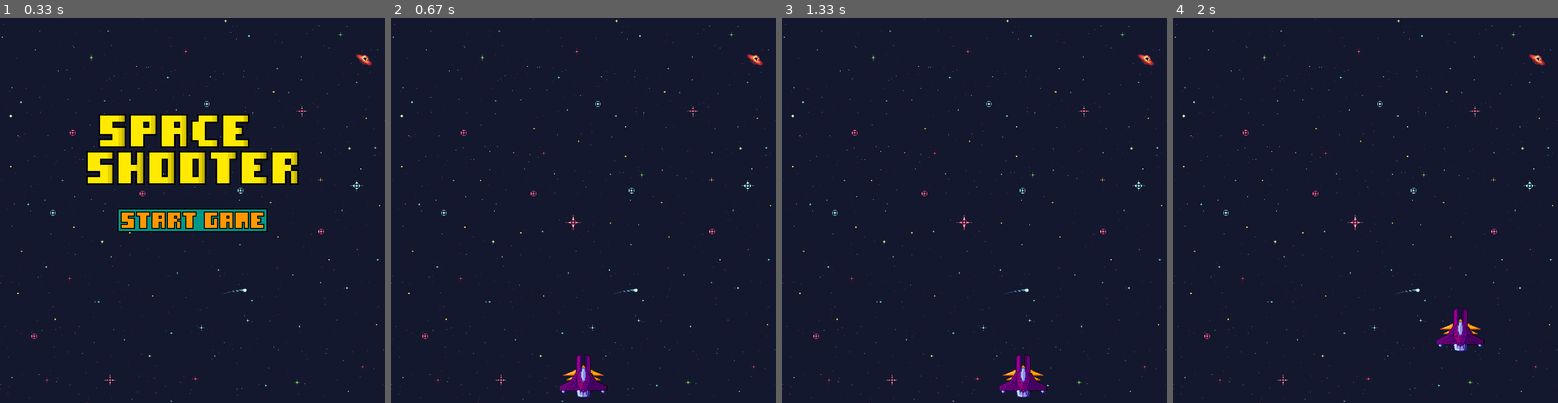
Above: before the commit, frames 1-4 (left to right).
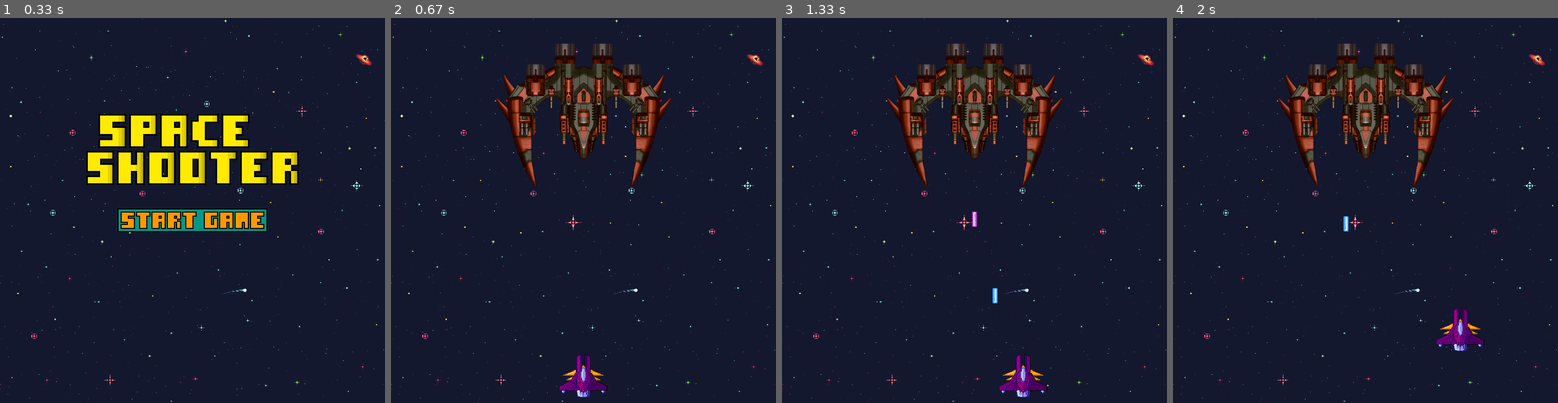
Above: after the commit, the same moments.

Repository: cjs-13/Projeto_pygame
Game: pygame game, started from main.py
Two runs of this game, one before a commit and one after it. Both use one fixed random seed, a clock stepped at 60 frames per second and the inputs below.
Inputs (mouse positions are in pixels of both pictures, inside the frame that each line leads up to):
- Up to frame 1 (0.33 s): no input
- Up to frame 2 (0.67 s): click (583, 222) at 0.38 s
- Up to frame 3 (1.33 s): tap Space at 0.67, 1.07 s; hold D from 1 s (still down)
- Up to frame 4 (2 s): tap Space at 1.37, 1.57, 1.9 s; release D at 1.47 s; hold W 1.5-1.8 s; hold D from 1.83 s (still down); tap U at 1.98 s

Frame 1 is identical in both runs. In frame 2, 7.2% of the frame differs, in the area x 26-74%, y 6-44%; in frame 3, 7.3%, in the area x 26-74%, y 6-75%; in frame 4, 7.3%.

Commit message:
Acrescentado classe do boss, modificada funcao de colisao

Diff:
--- a/main.py
+++ b/main.py
@@ -11,6 +11,7 @@
 UP_SCALE_TITULO = 3
 UP_SCALE_MENU = 2
 SCALE_NAVE = (100, 90)
+SCALE_BOSS = (350, 280)
 
 pygame.init()
 TELA = pygame.display.set_mode((LARGURA, ALTURA))
@@ -21,6 +22,8 @@
 NAVES_INIMIGAS = list()
 for i in range(1, 4):
     NAVES_INIMIGAS.append(pygame.transform.scale(pygame.image.load(os.path.join("assets", f"enemy_ship ({i}).png")).convert_alpha(), SCALE_NAVE))
+for i in range(1, 2):
+    NAVES_INIMIGAS.append(pygame.transform.scale(pygame.image.load(os.path.join("assets", f"boss_ship ({i}).png")).convert_alpha(), SCALE_BOSS))
 LASER_RED = pygame.image.load(os.path.join("assets", "laser_red.png")).convert_alpha()
 LASER_BLUE = pygame.image.load(os.path.join("assets", "laser_blue.png")).convert_alpha()
 BG = pygame.transform.scale(pygame.image.load(os.path.join("assets", "BG.png")).convert(), (LARGURA, ALTURA))
@@ -36,18 +39,28 @@
 
 # Classes
 class Laser():
-    def __init__(self, x, y, img, nave):
+    def __init__(self, x, y, img, nave, indice):
         self.x = x
         self.y = y
         self.img = img
         self.mascara = pygame.mask.from_surface(self.img)
         self.nave = nave
+        self.indice = indice
 
     def draw(self, tela):
         if self.nave.tipo == "Jogador":
             tela.blit(self.img, (self.x + (self.nave.largura()//2) - (self.img.get_width()//2), self.y))
         elif self.nave.tipo == "Inimigo":
             tela.blit(self.img, (self.x + (self.nave.largura()//2) - (self.img.get_width()//2), self.y + self.nave.altura() - self.img.get_height()))
+        elif self.nave.tipo == "Boss":
+            if self.indice == 0:
+                tela.blit(self.img, (self.x + (self.nave.largura()//4) + (self.img.get_width()*2), self.y + (self.nave.altura()//3) + ((self.img.get_height()//3)*2)))
+            if self.indice == 1:
+                tela.blit(self.img, (self.x + (self.nave.largura()//4) + ((self.img.get_width()*9)//2), self.y + ((self.nave.altura()//3)*2) + (self.img.get_height()//3)))
+            if self.indice == 2:
+                tela.blit(self.img, (self.x + ((self.nave.largura()//2)) + ((self.img.get_width()*7)//2), self.y + ((self.nave.altura()//3)*2) + (self.img.get_height()//3)))
+            if self.indice == 3:
+                tela.blit(self.img, (self.x + ((self.nave.largura()//4)*2) + (self.img.get_width()*6), self.y + (self.nave.altura()//3) + ((self.img.get_height()//3)*2)))
 
     def mover(self, vel):
         self.y += vel
@@ -56,7 +69,7 @@
         return self.y <= 0 or self.y >= altura
 
     def colisao(self, obj):
-        return testa_colisao(self, obj)
+        return testa_colisao(self, obj, self.nave)
 
     def largura(self):
         return self.img.get_width()
@@ -81,11 +94,15 @@
         for laser in self.lasers:
             laser.draw(tela)
 
-    def atirar(self, nave):
+    def atirar(self, nave, indice):
         if self.cool_down_counter == 0:
             self.cool_down_counter = self.firerate
-            laser = Laser(self.x, self.y, self.laser_img, nave)
-            self.lasers.append(laser)
+            if nave.tipo != "Boss":
+                laser = Laser(self.x, self.y, self.laser_img, nave, indice)
+                self.lasers.append(laser)
+            else:
+                laser = Laser(self.x, self.y, self.laser_img, nave, indice)
+                self.lasers.append(laser)
         self.cool_down_counter -= 1
 
     def firerateup(self):
@@ -113,19 +130,24 @@
         self.nave_img = NAVE_PRINCIPAL
         self.laser_img = LASER_PRINCIPAL
         self.mascara = pygame.mask.from_surface(self.nave_img)
+        self.cool_down_counter = 0
         self.tipo = "Jogador"
 
-    def mover_laser(self, vel, objs):
+    def mover_laser(self, vel, inimigos, boss):
         for laser in self.lasers:
             laser.mover(vel)
             if laser.fora_tela(ALTURA):
                 self.lasers.remove(laser)
             else:
-                for obj in objs:
-                    if laser.colisao(obj):
-                        objs.remove(obj)
-                        if self.piercing:
-                            self.lasers.remove(laser)
+                if len(inimigos) > 0:
+                    for obj in inimigos:
+                        if laser.colisao(obj):
+                            inimigos.remove(obj)
+                            if self.piercing:
+                                self.lasers.remove(laser)
+                else:
+                    if laser.colisao(boss):
+                        self.lasers.remove(laser)
 
 class Inimigo(Nave):
     def __init__(self, x, y, indice):
@@ -136,12 +158,12 @@
         self.tipo = "Inimigo"
         self.firerate = 45
 
-    def mover_laser(self, vel, obj):
+    def mover_laser(self, vel, jogador):
         for laser in self.lasers:
             laser.mover(vel)
             if laser.fora_tela(ALTURA):
                 self.lasers.remove(laser)
-            elif laser.colisao(obj):
+            elif laser.colisao(jogador):
                 self.lasers.remove(laser)
 
     def fora_tela(self, altura):
@@ -152,11 +174,36 @@
         if self.fora_tela(ALTURA):
             inimigos.remove(nave)
 
-def testa_colisao(obj1, obj2):
-    diff_x = int(obj2.x - obj1.x - (obj2.largura()//2) + (obj1.largura()//2))
-    diff_y = int(obj2.y - obj1.y)
-    if obj2.tipo == "Jogador":
-        diff_y = int(diff_y - obj2.altura() + obj1.altura())
+class Boss(Nave):
+    def __init__(self, x, y, indice):
+        super().__init__(x, y)
+        self.nave_img = NAVES_INIMIGAS[indice]
+        self.laser_img = LASER_BLUE
+        self.mascara = pygame.mask.from_surface(self.nave_img)
+        self.tipo = "Boss"
+        self.firerate = 60
+
+    def mover_laser(self, vel, jogador):
+        for laser in self.lasers:
+            laser.mover(vel)
+            if laser.fora_tela(ALTURA):
+                self.lasers.remove(laser)
+            elif laser.colisao(jogador):
+                self.lasers.remove(laser)
+
+# obj1 == Laser, obj2 == Nave atingida, obj3 == Nave que disparou
+def testa_colisao(obj1, obj2, obj3):
+    diff_x = 0
+    diff_y = 0
+    if obj3.tipo == "Jogador" or obj3.tipo == "Inimigo":
+        diff_x = int(obj2.x - obj1.x - int(obj3.largura()/2) + (obj1.largura()/2))
+        diff_y = int(obj2.y - obj1.y)
+        if obj3.tipo == "Inimigo":
+            diff_y = int(diff_y - obj2.altura() + obj1.altura())
+    elif obj3.tipo == "Boss":
+        diff_x = int(obj2.x - obj1.x - int(obj3.largura() / 2) + (obj1.largura() / 2))
+        diff_y = int(obj2.y - obj1.y)
+        print(diff_x)
     return obj1.mascara.overlap(obj2.mascara, (diff_x, diff_y)) != None
 
 def main():
@@ -165,11 +212,13 @@
     lasers_vel = 7
     inimigos_vel = 1
     jogador = Jogador(LARGURA/2 - NAVE_PRINCIPAL.get_width()/2, ALTURA - 100)
+    boss = Boss(LARGURA/2 - NAVES_INIMIGAS[3].get_width()/2, 50, 3)
     inimigos = list()
     while jogando:
         RELOGIO.tick(FPS)
         TELA.blit(BG, (0, 0))
         jogador.draw(TELA)
+        boss.draw(TELA)
         for nave in inimigos:
             nave.draw(TELA)
         for event in pygame.event.get():
@@ -206,11 +255,14 @@
         if keys[pygame.K_s] and jogador.y + jogador_vel + jogador.altura() < ALTURA:
             jogador.y += jogador_vel
         if keys[pygame.K_SPACE]:
-            jogador.atirar(jogador)
-
-        jogador.mover_laser(-lasers_vel, inimigos)
+            jogador.atirar(jogador, None)
+
+        boss.atirar(boss, random.randint(0, 3))
+        boss.mover_laser(lasers_vel, jogador)
+
+        jogador.mover_laser(-lasers_vel, inimigos, boss)
         for nave in inimigos:
-            nave.atirar(nave)
+            nave.atirar(nave, None)
             nave.mover_laser(lasers_vel, jogador)
             nave.mover_nave(inimigos_vel, nave, inimigos)
 
Binary file added: assets/boss_ship (1).png
Binary file changed: assets/enemy_ship (1).png
